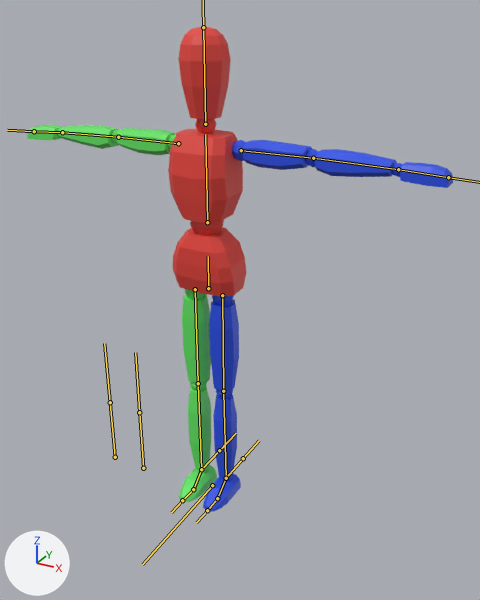
Renders of the FBX model Assets/Models/Template Entity.fbx from each side of a commit.
One viewpoint serves both versions: a 50 mm lens placed at (1.139, -1.845, 1.769), pointed at (0.075, 0.091, 0.801). Lighting does not change. The marker at lower left points along +X, +Y and +Z. The bones that bend it are drawn over the model as lines.
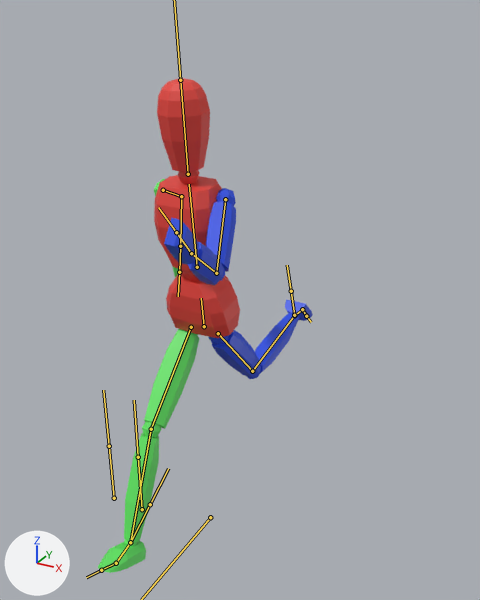
The newer file adds an action. The first version stands in its rest pose; the second is drawn at frame 61 of the action 'Armature|Running'.

The change, as a diff of the scene's bpy script:
```diff
--- a/Assets/Models/Template Entity.fbx.py
+++ b/Assets/Models/Template Entity.fbx.py
@@ bone_root @@
 bone_root = bpy.data.objects['Armature'].pose.bones['Root']
-bone_root.location = (0.0, 0.0, 0.0)
+bone_root.location = (0.0, 0.023, 0.147)
@@ bone_hip @@
 bone_hip = bpy.data.objects['Armature'].pose.bones['Hip']  # child of 'Root'
-bone_hip.location = (0.0, 0.0, 0.0)
-bone_hip.rotation_quaternion = (1.0, 0.0, 0.0, 0.0)  # degrees (0, 0, 0)
+bone_hip.location = (0.0, 0.014, 0.013)
+bone_hip.rotation_quaternion = (0.997, 0.073, 0.0, 0.0)  # degrees (8, 0, 0)
@@ bone_spine @@
 bone_spine = bpy.data.objects['Armature'].pose.bones['Spine']  # child of 'Hip'
-bone_spine.rotation_quaternion = (1.0, 0.0, 0.0, 0.0)  # degrees (0, 0, 0)
+bone_spine.rotation_quaternion = (1.0, -0.015, 0.0, 0.0)  # degrees (-2, 0, 0)
@@ bone_head @@
 bone_head = bpy.data.objects['Armature'].pose.bones['Head']  # child of 'Spine'
-bone_head.rotation_quaternion = (1.0, 0.0, 0.0, 0.0)  # degrees (0, 0, 0)
+bone_head.rotation_quaternion = (1.0, -0.015, 0.0, 0.0)  # degrees (-2, 0, 0)
@@ bone_upper_arm_l @@
 bone_upper_arm_l = bpy.data.objects['Armature'].pose.bones['Upper Arm.L']  # child of 'Spine'
-bone_upper_arm_l.rotation_quaternion = (1.0, 0.0, 0.0, 0.0)  # degrees (0, 0, 0)
+bone_upper_arm_l.rotation_quaternion = (0.73, 0.276, -0.292, -0.553)  # degrees (47, -7, -77)
@@ bone_lower_arm_l @@
 bone_lower_arm_l = bpy.data.objects['Armature'].pose.bones['Lower Arm.L']  # child of 'Upper Arm.L'
-bone_lower_arm_l.rotation_quaternion = (1.0, 0.0, 0.0, 0.0)  # degrees (0, 0, 0)
+bone_lower_arm_l.rotation_quaternion = (0.759, 0.635, -0.135, 0.052)  # degrees (81, -16, -6)
@@ bone_hand_l @@
 bone_hand_l = bpy.data.objects['Armature'].pose.bones['Hand.L']  # child of 'Lower Arm.L'
-bone_hand_l.rotation_quaternion = (1.0, 0.0, 0.0, 0.0)  # degrees (0, 0, 0)
+bone_hand_l.rotation_quaternion = (0.997, 0.073, -0.014, 0.006)  # degrees (8, -2, 1)
@@ bone_upper_arm_r @@
 bone_upper_arm_r = bpy.data.objects['Armature'].pose.bones['Upper Arm.R']  # child of 'Spine'
-bone_upper_arm_r.rotation_quaternion = (1.0, 0.0, 0.0, 0.0)  # degrees (0, 0, 0)
+bone_upper_arm_r.rotation_quaternion = (0.671, -0.287, -0.451, 0.513)  # degrees (-63, -18, 86)
@@ bone_lower_arm_r @@
 bone_lower_arm_r = bpy.data.objects['Armature'].pose.bones['Lower Arm.R']  # child of 'Upper Arm.R'
-bone_lower_arm_r.rotation_quaternion = (1.0, 0.0, 0.0, 0.0)  # degrees (0, 0, 0)
+bone_lower_arm_r.rotation_quaternion = (0.912, 0.393, 0.116, -0.032)  # degrees (47, 14, 2)
@@ bone_hand_r @@
 bone_hand_r = bpy.data.objects['Armature'].pose.bones['Hand.R']  # child of 'Lower Arm.R'
-bone_hand_r.rotation_quaternion = (1.0, 0.0, 0.0, 0.0)  # degrees (0, 0, 0)
+bone_hand_r.rotation_quaternion = (0.999, 0.044, 0.012, -0.004)  # degrees (5, 1, 0)
@@ bone_upper_leg_l @@
 bone_upper_leg_l = bpy.data.objects['Armature'].pose.bones['Upper Leg.L']  # child of 'Hip'
-bone_upper_leg_l.rotation_quaternion = (1.0, 0.0, 0.0, 0.0)  # degrees (0, 0, 0)
+bone_upper_leg_l.rotation_quaternion = (0.955, 0.0, 0.001, -0.298)  # degrees (0, 0, -35)
@@ bone_lower_leg_l @@
 bone_lower_leg_l = bpy.data.objects['Armature'].pose.bones['Lower Leg.L']  # child of 'Upper Leg.L'
-bone_lower_leg_l.rotation_quaternion = (1.0, 0.0, 0.0, 0.0)  # degrees (0, 0, 0)
+bone_lower_leg_l.rotation_quaternion = (0.877, 0.0, 0.0, -0.48)  # degrees (0, 0, -57)
@@ bone_foot_l @@
 bone_foot_l = bpy.data.objects['Armature'].pose.bones['Foot.L']  # child of 'Lower Leg.L'
-bone_foot_l.rotation_quaternion = (1.0, 0.0, 0.0, 0.0)  # degrees (0, 0, 0)
+bone_foot_l.rotation_quaternion = (0.948, 0.0, 0.0, -0.319)  # degrees (0, 0, -37)
@@ bone_upper_leg_r @@
 bone_upper_leg_r = bpy.data.objects['Armature'].pose.bones['Upper Leg.R']  # child of 'Hip'
-bone_upper_leg_r.rotation_quaternion = (1.0, 0.0, 0.0, 0.0)  # degrees (0, 0, 0)
+bone_upper_leg_r.rotation_quaternion = (0.896, 0.0, 0.0, 0.445)  # degrees (0, 0, 53)
@@ bone_lower_leg_r @@
 bone_lower_leg_r = bpy.data.objects['Armature'].pose.bones['Lower Leg.R']  # child of 'Upper Leg.R'
-bone_lower_leg_r.rotation_quaternion = (1.0, 0.0, 0.0, 0.0)  # degrees (0, 0, 0)
+bone_lower_leg_r.rotation_quaternion = (0.984, 0.0, 0.0, -0.179)  # degrees (0, 0, -21)
```

Boxes (x1, y1, x2, y2) around the edits, measured in the pictures (480 x 600 px):
'Cube', posed (49% narrower)
    before: (27, 27, 453, 512)
    after: (98, 78, 313, 573)
bone 'Hip', root to tip
    before: (208, 288) to (208, 256)
    after: (204, 326) to (201, 298)
bone 'Spine', root to tip
    before: (207, 222) to (205, 134)
    after: (197, 267) to (189, 184)
bone 'Head', root to tip
    before: (205, 124) to (203, 27)
    after: (188, 174) to (180, 80)
bone 'Upper Arm.L', root to tip
    before: (241, 150) to (313, 158)
    after: (225, 199) to (216, 273)
bone 'Lower Arm.L', root to tip
    before: (313, 158) to (398, 169)
    after: (216, 273) to (191, 253)
bone 'Hand.L', root to tip
    before: (398, 169) to (448, 177)
    after: (191, 253) to (176, 232)
bone 'Upper Arm.R', root to tip
    before: (178, 143) to (118, 137)
    after: (163, 190) to (181, 196)
bone 'Lower Arm.R', root to tip
    before: (118, 137) to (62, 132)
    after: (181, 196) to (180, 246)
bone 'Hand.R', root to tip
    before: (62, 132) to (34, 131)
    after: (180, 246) to (179, 272)
bone 'Upper Leg.L', root to tip
    before: (222, 295) to (223, 391)
    after: (218, 333) to (252, 371)
bone 'Lower Leg.L', root to tip
    before: (223, 391) to (226, 478)
    after: (252, 371) to (294, 315)
bone 'Foot.L', root to tip
    before: (226, 478) to (217, 498)
    after: (294, 315) to (302, 309)
bone 'Upper Leg.R', root to tip
    before: (195, 289) to (198, 383)
    after: (191, 327) to (151, 429)
bone 'Lower Leg.R', root to tip
    before: (198, 383) to (201, 469)
    after: (151, 429) to (130, 542)
